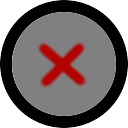
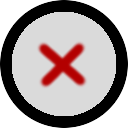
Layer changes from the first 128 × 128 image to the second:
added layer "Layer #4" above "Layer #3" over (x1=12, y1=12, x2=116, y2=116)
